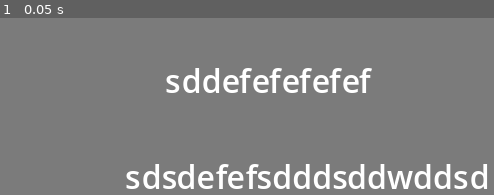
Above: before the commit, frame 1.
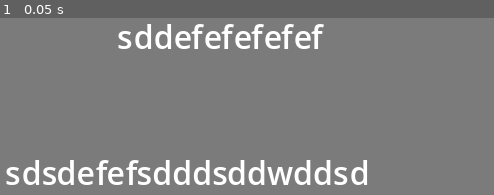
Above: after the commit, the same moment.

Repository: EuBraBo48/ThroughTheGrind-ProjetoSecretSantaJam
Game: Godot game, scene res://EuBraBo/Scenes/dialog.tscn
Same seed, same stepped clock (60 frames per second), same inputs: the game is played once before the commit and once after it. The project has no main scene, so this scene is started directly.
Inputs:
- Up to frame 1 (0.05 s): no input

The runs differ from the first frame. In frame 1, 12% of the frame differs, in the area x 1-99%, y 3-97%.

Commit message:
treminei os dialogos

Diff:
--- /dev/null
+++ b/projetogamejam/EuBraBo/Scenes/cassa_do_player.tscn
@@ -0,0 +1,9 @@
+[gd_scene load_steps=2 format=3 uid="uid://fy01cqfrw4fa"]
+
+[ext_resource type="Script" path="res://EuBraBo/Script/dialog_principal.gd" id="1_k2aoy"]
+
+[node name="CassaDoPlayer" type="Node2D"]
+
+[node name="DialogPrincipal" type="CanvasLayer" parent="." node_paths=PackedStringArray("hud")]
+script = ExtResource("1_k2aoy")
+hud = NodePath(".")
--- a/projetogamejam/EuBraBo/Scenes/dialog.tscn
+++ b/projetogamejam/EuBraBo/Scenes/dialog.tscn
@@ -2,7 +2,7 @@
 
 [ext_resource type="Script" path="res://EuBraBo/Script/dialog.gd" id="1_h08p7"]
 
-[node name="Dialog" type="Control"]
+[node name="Dialog" type="Control" node_paths=PackedStringArray("_name", "_texte", "_icone")]
 layout_mode = 3
 anchors_preset = 15
 anchor_right = 1.0
@@ -10,6 +10,9 @@
 grow_horizontal = 2
 grow_vertical = 2
 script = ExtResource("1_h08p7")
+_name = NodePath("name")
+_texte = NodePath("dialog")
+_icone = NodePath("icone")
 
 [node name="fundo" type="ColorRect" parent="."]
 layout_mode = 1
@@ -29,25 +32,25 @@
 anchor_top = 0.5
 anchor_right = 0.5
 anchor_bottom = 0.5
-offset_left = -74.0
-offset_top = -39.0
-offset_right = 29.0
-offset_bottom = -16.0
+offset_left = -98.0
+offset_top = -61.0
+offset_right = 5.0
+offset_bottom = -38.0
 grow_horizontal = 2
 grow_vertical = 2
 text = "sddefefefefef"
 
 [node name="dialog" type="RichTextLabel" parent="."]
 layout_mode = 1
-anchors_preset = 8
-anchor_left = 0.5
-anchor_top = 0.5
-anchor_right = 0.5
-anchor_bottom = 0.5
-offset_left = -94.0
-offset_top = 9.0
-offset_right = 110.0
-offset_bottom = 55.0
+anchors_preset = -1
+anchor_left = 0.375
+anchor_top = 0.822
+anchor_right = 0.375
+anchor_bottom = 0.822
+offset_left = -109.0
+offset_top = -50.96
+offset_right = 95.0
+offset_bottom = -4.96001
 grow_horizontal = 2
 grow_vertical = 2
 text = "sdsdefefsdddsddwddsd"
@@ -56,9 +59,14 @@
 [node name="icone" type="TextureRect" parent="."]
 layout_mode = 1
 anchors_preset = -1
-anchor_right = 0.017
-anchor_bottom = 0.062
-offset_left = 50.0
-offset_top = 48.0
-offset_right = 70.416
-offset_bottom = 47.824
+anchor_left = 0.792
+anchor_top = 0.672
+anchor_right = 0.792
+anchor_bottom = 0.672
+offset_left = -19.12
+offset_top = -27.96
+offset_right = 18.88
+offset_bottom = 0.0399933
+grow_horizontal = 2
+grow_vertical = 2
+expand_mode = 1
--- a/projetogamejam/EuBraBo/Script/dialog.gd
+++ b/projetogamejam/EuBraBo/Script/dialog.gd
@@ -9,7 +9,7 @@
 @export_category("Objects")
 @export var _name: Label = null
 @export var _texte: RichTextLabel = null
-@export var _icone: Sprite2D  = null
+@export var _icone: TextureRect  = null
 
 
 func _ready() -> void:
@@ -33,8 +33,7 @@
 	if data.has(_id):
 		_name.text = data[_id]["title"]
 		_texte.text = data[_id]["dialog"]
-		#_icone
-		_texte.visible_characters = 0
+		_icone.texture = load(data[_id]["icone"])
 
 		while _texte.visible_ratio < 1:
 			await get_tree().create_timer(_speed).timeout
--- /dev/null
+++ b/projetogamejam/EuBraBo/Script/dialog_principal.gd
@@ -0,0 +1,31 @@
+extends CanvasLayer
+
+const DIALOG_SCREEEN: PackedScene = preload("res://EuBraBo/Scenes/dialog.tscn")
+
+var DialogPrincipalDia1: Dictionary = {
+	0: {"dialog": "Kkokkko... Son... Kokkko...",
+		"title": "Helen",
+		"icone": "res://CoisaEmGeral/icon.svg"
+	},
+	1: {"dialog": "Mom! Mom! You’re having another coughing fit! My God, I need to get a job to pay for your surgery!",
+		"title": "Ethan",
+		"icone": "res://CoisaEmGeral/icon.svg"
+	},
+	2: {"dialog": "My dear... Kokkko... You don’t have to... But if you do work, take your phone. I’ll call you during your lunch break, my son.",
+		"title": "Helen",
+		"icone": "res://CoisaEmGeral/icon.svg"
+	},
+	3: {"dialog": "(crying) Yes, mom...",
+		"title": "Ethan",
+		"icone": "res://CoisaEmGeral/icon.svg"
+	}
+}
+
+@export_category("Objects")
+@export var hud: CanvasLayer = null
+
+
+func _ready() -> void:
+	var dialog: DialogScren = DIALOG_SCREEEN.instantiate()
+	dialog.data = DialogPrincipalDia1
+	hud.add_child(dialog)
Not shown, changed: projetogamejam/videoExeplemppo.avi
